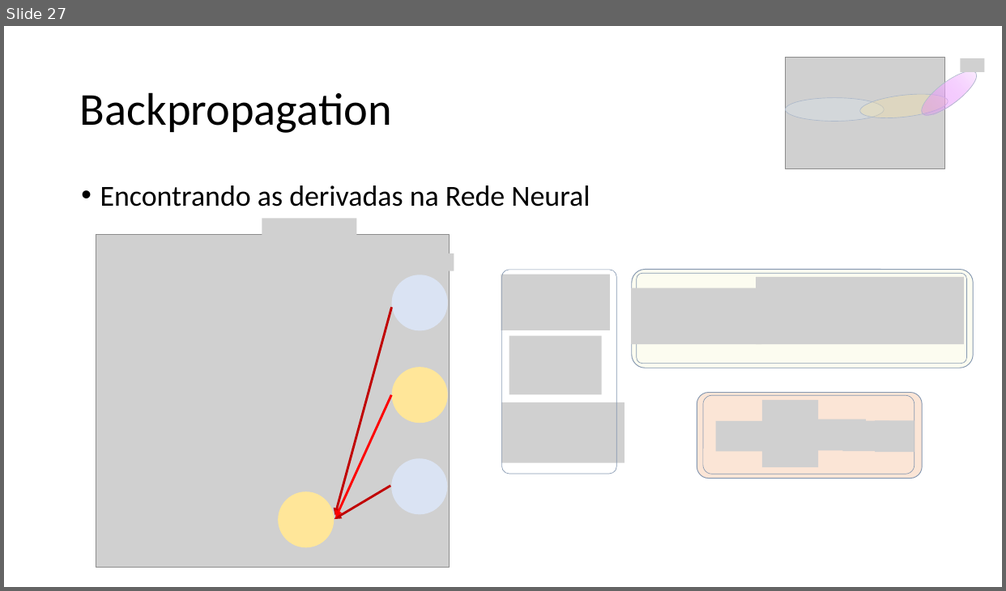
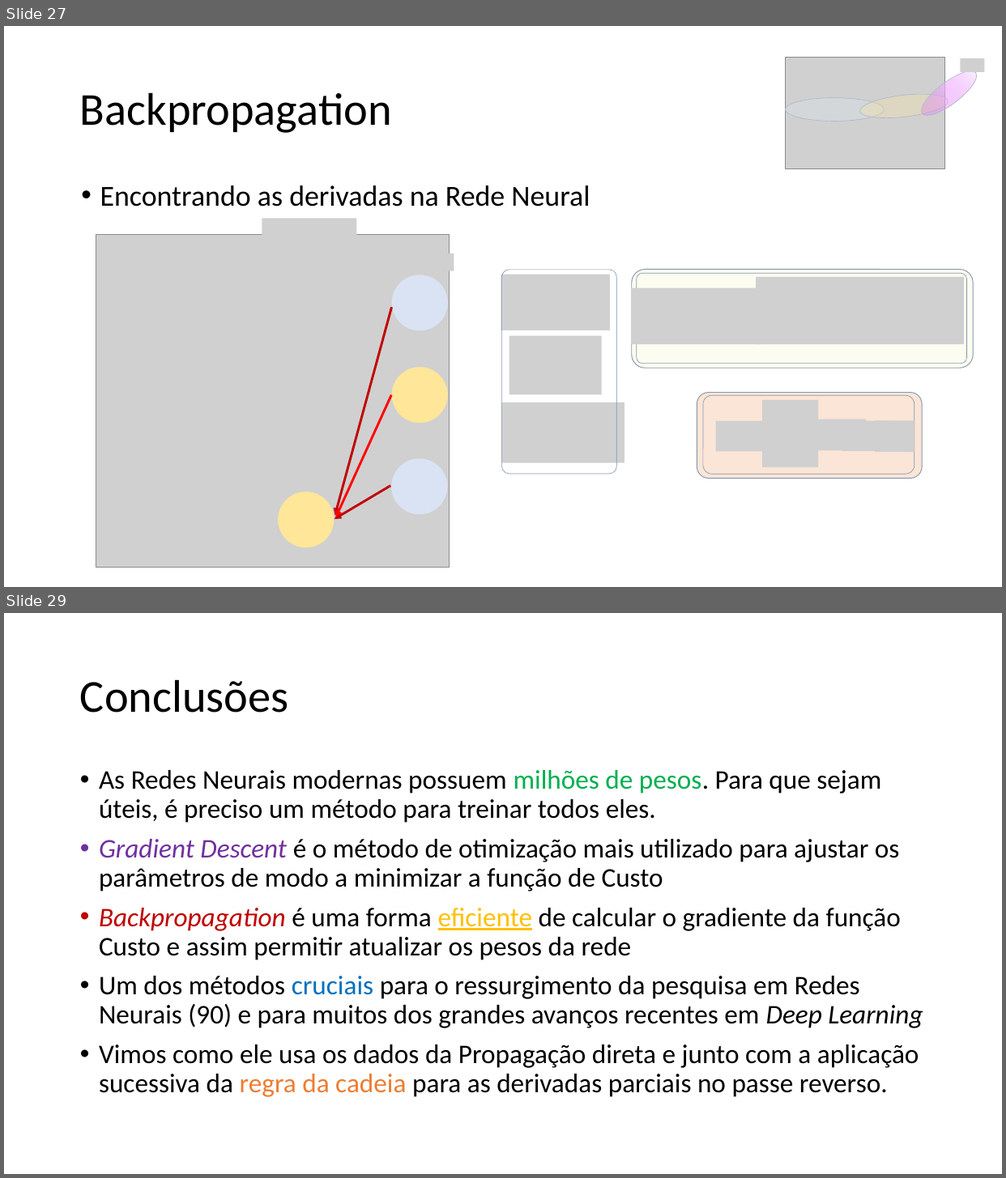
Before and after one commit to jairoalves/backpropagation, a slide deck: oficina de backpropagation/Backprop_LAMFO_Jairo.pptx. Shown one above the other, each under a label of ours: slide 27 before the commit, slides 27 and 29 after it; the slides between them are not shown. The pictures are 1006x591 and 1006x1178 pixels, drawn with LibreOffice and Linux fonts; fonts in the diff are those of the drawing; grey boxes stand for pictures; background and template pictures are left out. Boxes give left, top, right and bottom in pixels: in the first picture for what was removed or moved away, otherwise in the second. Text is boxed around its words. In the diff, an @@ line names an element or a change of style, - is before the commit and + after.

Commit message:
Versão pronta - conteúdo completo
Para treino e revisão final.

```diff
--- a/oficina de backpropagation/Backprop_LAMFO_Jairo.pptx
+++ b/oficina de backpropagation/Backprop_LAMFO_Jairo.pptx
@@ slide 29 added at <box>4,613,1002,1174</box>, background #FFFFFF @@
@@ title added at <box>80,679,289,713</box>, 44 pt, text #000000 @@
+Conclusões
@@ text added at <box>99,770,923,1097</box>, 25.9 pt, text #000000 @@
+• As Redes Neurais modernas possuem milhões de pesos. Para que sejam úteis, é preciso um método para treinar todos eles.
+• Gradient Descent é o método de otimização mais utilizado para ajustar os parâmetros de modo a minimizar a função de Custo
+• Backpropagation é uma forma eficiente de calcular o gradiente da função Custo e assim permitir atualizar os pesos da rede
+• Um dos métodos cruciais para o ressurgimento da pesquisa em Redes Neurais (90) e para muitos dos grandes avanços recentes em Deep Learning
+• Vimos como ele usa os dados da Propagação direta e junto com a aplicação sucessiva da regra da cadeia para as derivadas parciais no passe reverso.
```
Also in this commit, not shown: 3 slides changed, 2 other slides added.
